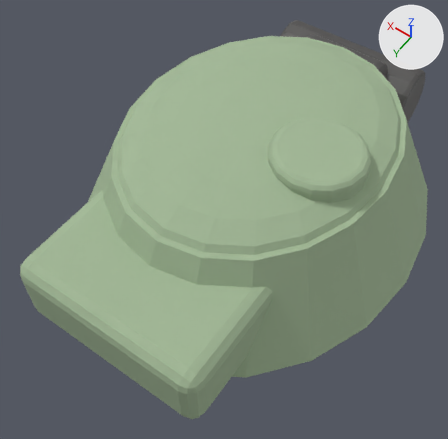
Two versions of the glTF model public/assets/models/tanks/parts/player_turret_base.glb, one commit apart.
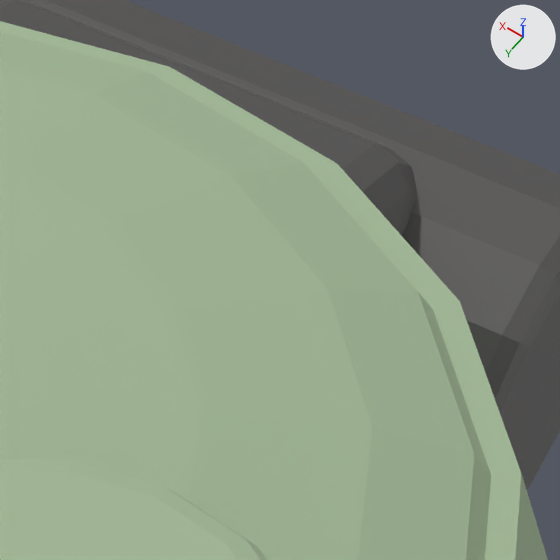
The first picture shows the older version from a camera (50 mm lens) standing at (-1.36, 2.29, 3.29) and looking at (0.01, 0.37, 0.28). The close-ups show the older and then the newer version on the part from 70% to 92% of the width and 8% to 31% of the height of that picture. Only the edits that show in the close-ups are written down. Arrows for +X, +Y and +Z are at upper right; the lights stay in place.

Objects in the first close-up: 'cupola', 'gun_mantlet', 'mantlet_seal', 'turret_roof', 'turret_shell'.
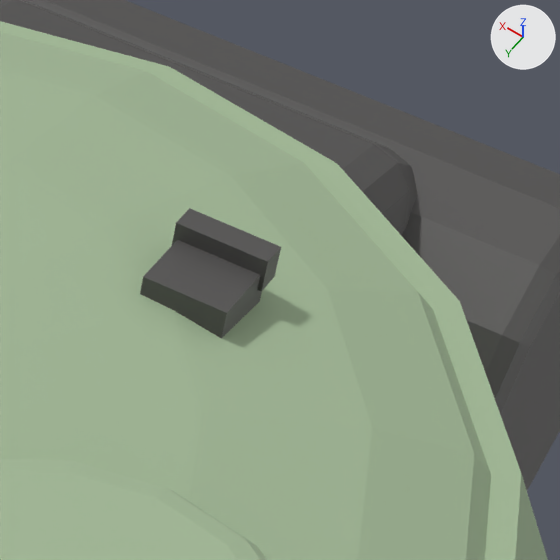
Changed parts and their boxes (x1, y1, x2, y2) in the close-ups (560 x 560 px):
'roof-1_periscope_base', added: after (140, 240, 262, 338)
'roof-1_periscope_visor', added: after (172, 208, 281, 292)

The change, as a diff of the scene's bpy script:
```diff
--- a/public/assets/models/tanks/parts/player_turret_base.glb.py
+++ b/public/assets/models/tanks/parts/player_turret_base.glb.py
@@ me_roof_1_periscope_visor @@
+me_roof_1_periscope_visor.from_pydata(...)  # a box spanning x -0.335..-0.225, y -0.56..-0.53, z 0.865..0.905
+me_roof_1_periscope_visor.materials.append(mat_gear_dark)  # dark grey #595857
@@ me_roof_1_periscope_base @@
+me_roof_1_periscope_base.from_pydata(...)  # a box spanning x -0.33..-0.23, y -0.545..-0.455, z 0.795..0.885
+me_roof_1_periscope_base.materials.append(mat_gear_dark)  # dark grey #595857
@@ ob_roof_1_periscope_visor @@
+ob_roof_1_periscope_visor = bpy.data.objects.new('roof-1_periscope_visor', me_roof_1_periscope_visor)
+ob_roof_1_periscope_visor.location = (0.0, 0.0, 0.0)
@@ ob_roof_1_periscope_base @@
+ob_roof_1_periscope_base = bpy.data.objects.new('roof-1_periscope_base', me_roof_1_periscope_base)
+ob_roof_1_periscope_base.location = (0.0, 0.0, 0.0)
```
